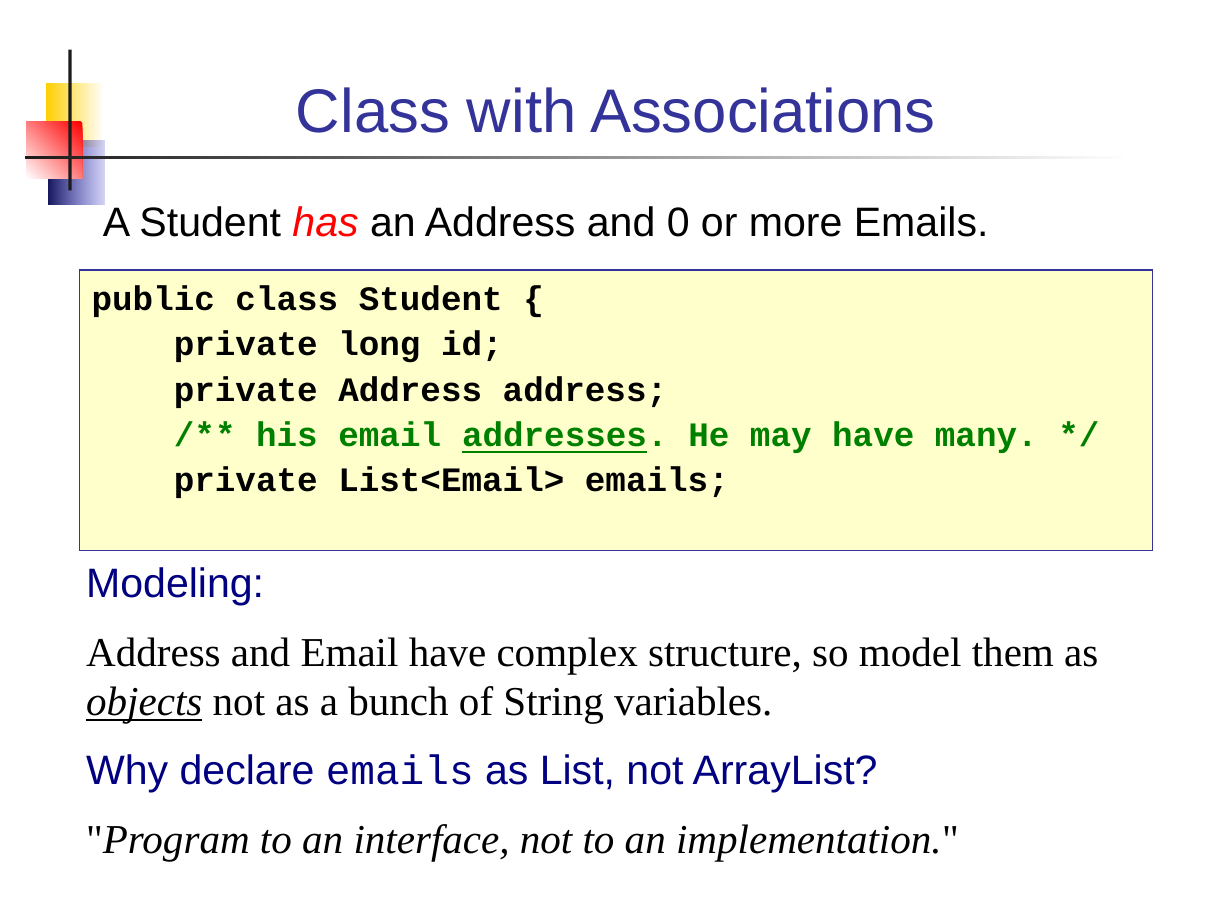
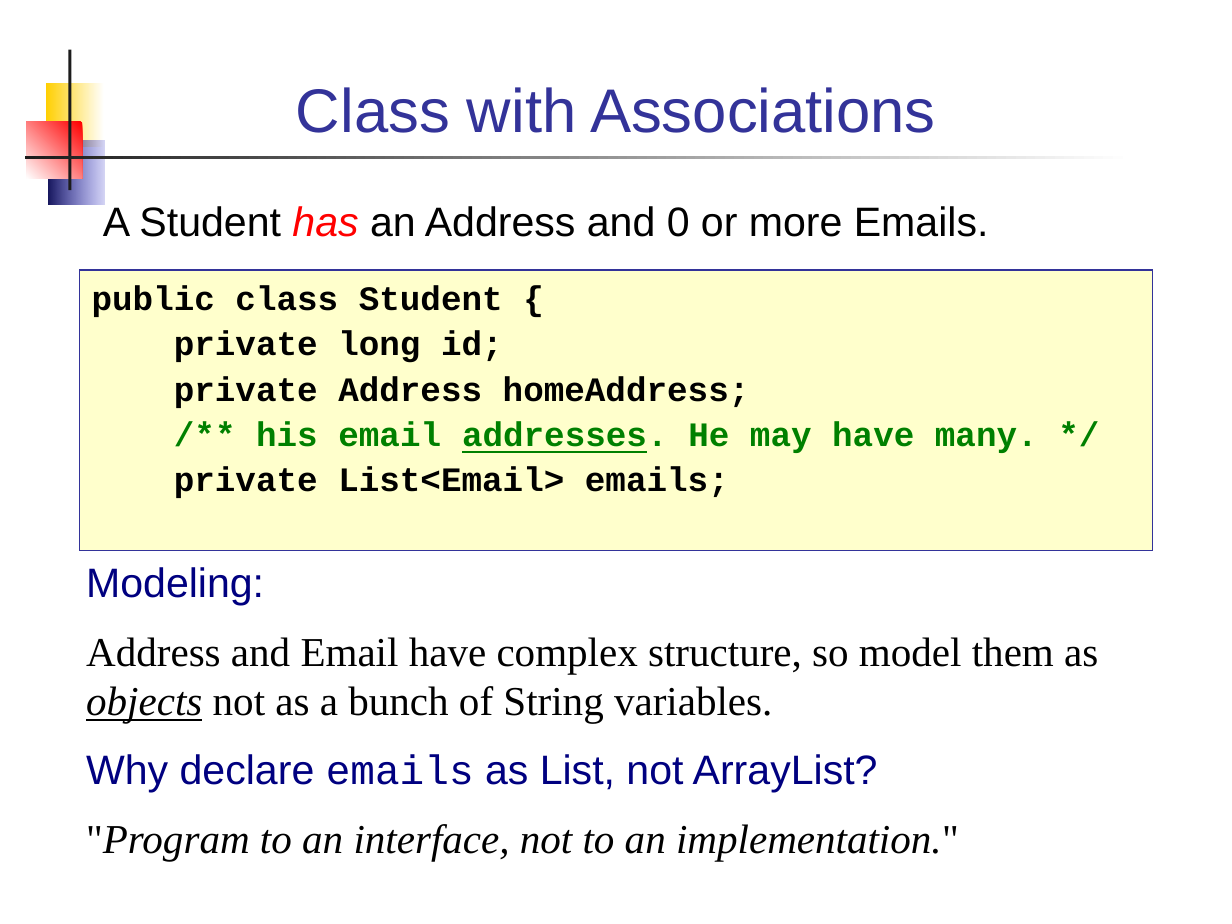
Before and after one commit to skeoop/skeoop.github.io, a slide deck: slide 5 of week2/4-UML Class Diagram.ppt. Drawn at 1232x924 pixels with LibreOffice and Linux fonts; fonts in the diff are those of the drawing. Boxes give left, top, right and bottom in pixels: in the first picture for what was removed or moved away, otherwise in the second. Text is boxed around its words. In the diff, an @@ line names an element or a change of style, - is before the commit and + after.

```diff
--- a/week2/4-UML Class Diagram.ppt
+++ b/week2/4-UML Class Diagram.ppt
@@ text in rectangle at (174, 376, 750, 408): text changed @@
-private Address address;
+private Address homeAddress;
```
Also in this commit, not shown: 1 other slide changed, 3 slides added, 14 other files.
